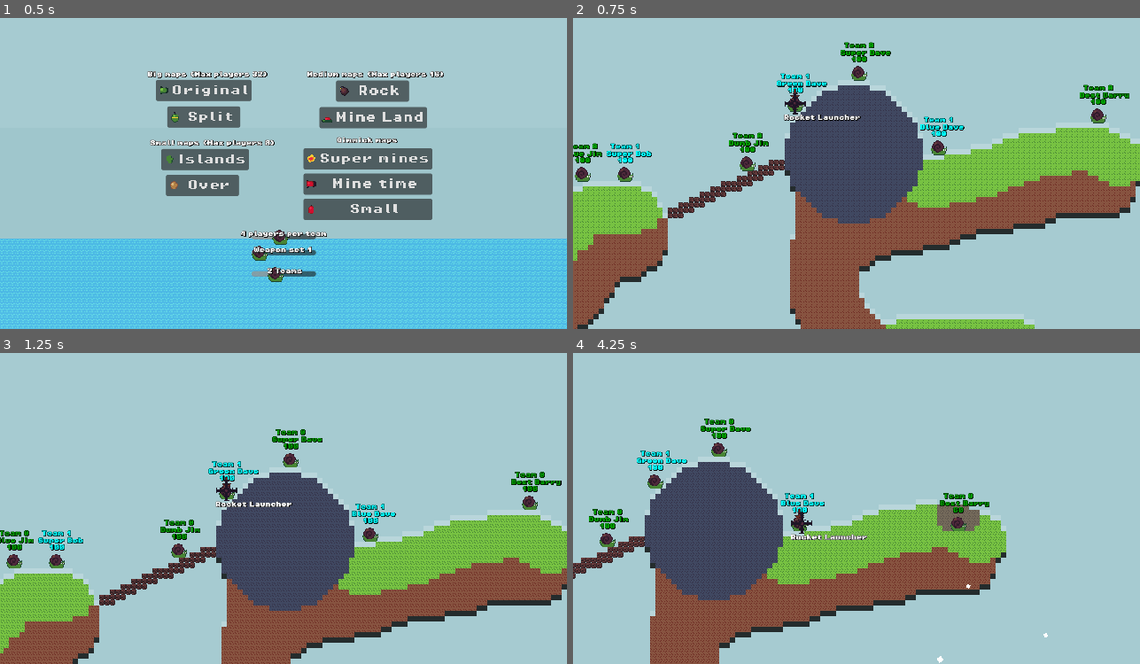
Above: before the commit, frames 1-4 (two rows, left to right).
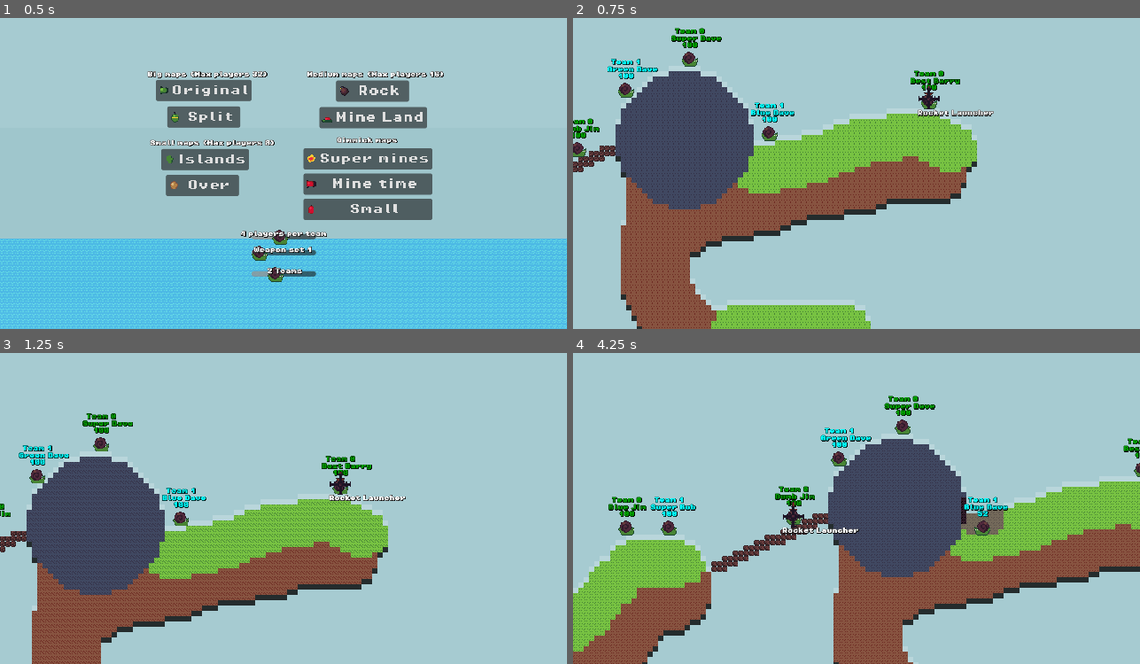
Above: after the commit, the same moments.

Repository: codingbanana21/Snail-Wars
Game: Godot game, scene res://scenes/menu.tscn
The game is run twice, just before and just after one commit, with the same random seed, the same clock (stepped at 60 frames per second) and the same inputs. Before the commit the project starts from res://scenes/game.tscn.
Inputs (mouse positions are in pixels of both pictures, inside the frame that each line leads up to):
- Up to frame 1 (0.5 s): no input
- Up to frame 2 (0.75 s): click "Original" at 0.5 s
- Up to frame 3 (1.25 s): no input
- Up to frame 4 (4.25 s): tap Enter (skip) at 1.25 s; move the mouse to (884, 502) at 1.27 s; press the mouse at (884, 502) at 1.28 s; hold D (right) 1.28-2.78 s; tap W (jump) at 1.52, 2.27, 3.77 s; move the mouse to (828, 505) at 2.02 s; release the mouse at (828, 505) at 2.03 s; tap Mouse wheel down (last_weapon) at 2.1 s; move the mouse to (867, 499) at 2.77 s; hold A (left) 2.78-3.53 s; tap Mouse wheel up (next_weapon) at 2.85 s; move the mouse to (850, 508) at 3.52 s; hold D (right) from 3.53 s (still down); click (850, 508) at 3.6 s

Frame 1 is identical in both runs. In frame 2, 52% of the frame differs, in the area x 0-100%, y 3-100%; in frame 3, 44%; in frame 4, 44%.

Commit message:
Player turn changes

Diff:
--- a/maps/map.tscn
+++ b/maps/game.tscn
@@ -1,6 +1,6 @@
 [gd_scene format=4 uid="uid://baxuf5v76y51l"]
 
-[ext_resource type="Script" uid="uid://fcqmls4eg5v3" path="res://scripts/map.gd" id="1_paxxb"]
+[ext_resource type="Script" uid="uid://fcqmls4eg5v3" path="res://scripts/game.gd" id="1_paxxb"]
 [ext_resource type="Texture2D" uid="uid://gtooojic0pkn" path="res://maps/world_tileset.png" id="2_gldc4"]
 
 [sub_resource type="TileSetAtlasSource" id="TileSetAtlasSource_ers5l"]
--- a/scenes/game.tscn
+++ b/scenes/menu.tscn
@@ -1,22 +1,22 @@
 [gd_scene format=4 uid="uid://dbu738lf8tcco"]
 
-[ext_resource type="Script" uid="uid://ce6yxby0frcqe" path="res://scripts/game.gd" id="1_uwrxv"]
-[ext_resource type="FontFile" uid="uid://beb0vnnahy1kh" path="res://assets/fonts/PixelOperator8-Bold.ttf" id="2_lnu2h"]
-[ext_resource type="LabelSettings" uid="uid://cm76igu117yxn" path="res://assets/fonts/label_settings.tres" id="2_yqjtg"]
-[ext_resource type="Texture2D" uid="uid://bdm5g2j38707a" path="res://assets/images/snail.png" id="3_lbhrr"]
-[ext_resource type="Texture2D" uid="uid://qlt5j1ltdxr2" path="res://assets/images/grenade.png" id="4_p57ef"]
-[ext_resource type="Texture2D" uid="uid://cdi5eipdsfw53" path="res://assets/images/bomb.png" id="6_0tnpc"]
-[ext_resource type="Texture2D" uid="uid://b3h4dly8ovb37" path="res://assets/images/rocket.png" id="6_p57ef"]
-[ext_resource type="Texture2D" uid="uid://blounwen1686h" path="res://assets/images/bullet.png" id="7_vtaks"]
-[ext_resource type="Texture2D" uid="uid://cdrohksna380c" path="res://assets/images/land_mine.png" id="8_0tnpc"]
-[ext_resource type="Texture2D" uid="uid://5ymlmsygagmv" path="res://assets/images/punch.png" id="8_kvpfn"]
-[ext_resource type="Texture2D" uid="uid://h8kw05ufxj51" path="res://assets/images/fire.png" id="10_kvpfn"]
-[ext_resource type="Texture2D" uid="uid://x4hcewvk3glh" path="res://assets/images/drill.png" id="11_dinhu"]
-[ext_resource type="Texture2D" uid="uid://gtooojic0pkn" path="res://maps/world_tileset.png" id="12_kvuet"]
-[ext_resource type="Texture2D" uid="uid://b7fgok4ioqjf" path="res://assets/images/tnt.png" id="13_trtic"]
+[ext_resource type="Script" uid="uid://ce6yxby0frcqe" path="res://scripts/menu.gd" id="1_i42df"]
+[ext_resource type="Texture2D" uid="uid://gtooojic0pkn" path="res://maps/world_tileset.png" id="2_7jp70"]
+[ext_resource type="LabelSettings" uid="uid://cm76igu117yxn" path="res://assets/fonts/label_settings.tres" id="3_mxgkd"]
+[ext_resource type="FontFile" uid="uid://beb0vnnahy1kh" path="res://assets/fonts/PixelOperator8-Bold.ttf" id="4_g6gyw"]
+[ext_resource type="Texture2D" uid="uid://b3h4dly8ovb37" path="res://assets/images/rocket.png" id="5_3dmrc"]
+[ext_resource type="Texture2D" uid="uid://qlt5j1ltdxr2" path="res://assets/images/grenade.png" id="6_81l6r"]
+[ext_resource type="Texture2D" uid="uid://cdi5eipdsfw53" path="res://assets/images/bomb.png" id="7_rsfmq"]
+[ext_resource type="Texture2D" uid="uid://cdrohksna380c" path="res://assets/images/land_mine.png" id="8_oi1it"]
+[ext_resource type="Texture2D" uid="uid://5ymlmsygagmv" path="res://assets/images/punch.png" id="9_fy8yy"]
+[ext_resource type="Texture2D" uid="uid://blounwen1686h" path="res://assets/images/bullet.png" id="10_6wigr"]
+[ext_resource type="Texture2D" uid="uid://h8kw05ufxj51" path="res://assets/images/fire.png" id="11_lnf0i"]
+[ext_resource type="Texture2D" uid="uid://x4hcewvk3glh" path="res://assets/images/drill.png" id="12_ffqrc"]
+[ext_resource type="Texture2D" uid="uid://b7fgok4ioqjf" path="res://assets/images/tnt.png" id="13_x16fv"]
+[ext_resource type="Texture2D" uid="uid://bdm5g2j38707a" path="res://assets/images/snail.png" id="14_g54pe"]
 
 [sub_resource type="TileSetAtlasSource" id="TileSetAtlasSource_trtic"]
-texture = ExtResource("12_kvuet")
+texture = ExtResource("2_7jp70")
 texture_region_size = Vector2i(8, 8)
 0:0/0 = 0
 0:0/0/terrain_set = 0
@@ -102,8 +102,8 @@
 terrain_set_0/terrain_2/color = Color(0.22352941, 0.5019608, 0.5764706, 1)
 sources/0 = SubResource("TileSetAtlasSource_trtic")
 
-[node name="Game" type="Node2D" unique_id=2137944541]
-script = ExtResource("1_uwrxv")
+[node name="Menu" type="Node2D" unique_id=2137944541]
+script = ExtResource("1_i42df")
 
 [node name="Background2" type="ColorRect" parent="." unique_id=620597901]
 z_index = -1
--- a/scripts/Globals.gd
+++ b/scripts/Globals.gd
@@ -1,6 +1,6 @@
 extends Node2D
 
-var player_turn: int = 0
+var teams_turns: Array[int]
 var team_turn: int = -1
 var players_in_team: int = 4
 var number_of_teams: int = 2
@@ -11,22 +11,10 @@
 func next_player(skip_player: bool = false):
 	Mouse.show()
 
-	#player turn and teams picking
-	if skip_player:
-		player_turn += 1
+	if !skip_player:
+		team_turn = (team_turn + 1) % number_of_teams
 
-		if player_turn >= players_in_team:
-			player_turn = 0
-	else:
-		team_turn += 1
-
-		if team_turn >= number_of_teams:
-			if player_turn >= players_in_team - 1:
-				team_turn = 0
-				player_turn = 0
-			else:
-				team_turn = 0
-				player_turn += 1
+	teams_turns[team_turn] = (teams_turns[team_turn] + 1) % players_in_team
 
 	for player: Player in get_tree().get_nodes_in_group("Player"):
 		player.next_player()
--- a/scripts/game.gd
+++ b/scripts/game.gd
@@ -1,75 +1,82 @@
-class_name Game
+class_name Map
 extends Node2D
 
-@onready var per_team_h_slider: HSlider = %PerTeamHSlider
-@onready var per_team_label: Label = %PerTeamLabel
-@onready var weapons_h_slider: HSlider = %WeaponsHSlider
-@onready var weapons_label: Label = %WeaponsLabel
-@onready var teams_h_slider: HSlider = %TeamsHSlider
-@onready var teams_label: Label = %TeamsLabel
+@onready var map: TileMapLayer = $Map
+@onready var image: Sprite2D = $Image
 
 
-func _process(delta: float) -> void:
-	per_team_label.text = str(int(per_team_h_slider.value)) + " players per team"
-	Globals.players_in_team = int(per_team_h_slider.value)
-
-	teams_label.text = str(int(teams_h_slider.value)) + " Teams"
-	Globals.number_of_teams = int(teams_h_slider.value)
-
-	weapons_label.text = "Weapon set "+str(int(weapons_h_slider.value))
+func _ready() -> void:
+	Globals.team_turn = randi_range(0, Globals.number_of_teams)
+	image.texture = load("res://maps/map_"+Globals.map+".png")
+	make_map()
+	Globals.next_player()
 
 
-func load_map(map: String = "1b"):
-	Globals.map = map
+func make_map():
+	var data = image.get_texture().get_image()
+	var player_number: int = 0
+	var team_colors: Array[Color]
+	var teams: Array[int]
 
-	if int(weapons_h_slider.value) == 1:
-		Globals.teams_weapons = [[-1,-1,2,3,1,1,1,1,2]]
-	elif int(weapons_h_slider.value) == 2:
-		Globals.teams_weapons = [[-1,-1,-1,-1,-1,-1,-1,-1,-1]]
-	elif int(weapons_h_slider.value) == 3:
-		Globals.teams_weapons = [[-1,-1,2,3,0,0,-1,3,4]]
+	for y in image.texture.get_width():
+		for x in image.texture.get_height():
+			var pixelColor = data.get_pixel(x,y)
+			var offset: Vector2i = Vector2i(x -128, y -256)
 
-	for i in range(Globals.number_of_teams -1):
-		Globals.teams_weapons.append([])
-		for k in range(len(Globals.teams_weapons[0])):
-			Globals.teams_weapons[i+1].append(Globals.teams_weapons[0][k])
+			if pixelColor == Color(0.0, 1.0, 0.0, 1.0):
+				map.set_cell(offset, 0 ,Vector2i(0, 0))
+			elif pixelColor == Color(1.0, 0.0, 0.0, 1.0):
+				map.set_cell(offset, 0 ,Vector2i(1, 0))
+			elif pixelColor == Color(0.0, 0.0, 1.0, 1.0):
+				map.set_cell(offset, 0 ,Vector2i(2, 0))
+			elif pixelColor == Color(1.0, 0.0, 1.0, 1.0):
+				map.set_cell(offset, 0 ,Vector2i(3, 0))
+			elif pixelColor == Color(1.0, 1.0, 1.0, 1.0):
+				map.set_cell(offset, 0 ,Vector2i(6, 0))
+			elif pixelColor == Color(0.0, 0.0, 0.0, 1.0):
+				map.set_cell(offset, 0 ,Vector2i(5, 0))
+			elif pixelColor == Color(1.0, 1.0, 0.0, 1.0):
+				var mine: Projectile = load("res://projectiles/super_mine.tscn").instantiate()
+				mine.global_position = offset * 8
+				add_child(mine)
+			elif pixelColor.a != 0:
+				if team_colors.find(pixelColor) == -1:
+					if len(teams) >= Globals.number_of_teams:
+						continue
 
-	Input.set_mouse_mode(Input.MOUSE_MODE_CAPTURED)
-	Mouse.can_move = true
-	get_tree().change_scene_to_file("res://maps/map.tscn")
+					team_colors.append(pixelColor)
+					teams.append(-1)
+					Globals.teams_turns.append(0)
+
+				var team_number: int = team_colors.find(pixelColor)
+
+				if teams[team_number] >= Globals.players_in_team - 1:
+					continue
+
+				teams[team_number] += 1
+				player_number = teams[team_number]
+
+				var player: Player = load("res://scenes/player.tscn").instantiate()
+				player.global_position = offset * 8
+				player.team_color = pixelColor
+				player.player_number = player_number
+				player.team_number = team_number
+				player.add_to_group("Player")
+				add_child(player)
+
+				player.team_label.text = "Team "+str(team_number)
+			else:
+				map.set_cell(offset, 0 ,Vector2i(0, 2))
 
 
-func _on_map_1b_button_pressed() -> void:
-	load_map("1b")
+func explode_tile(target_position: Vector2, power: int):
+	var tile_position: Vector2 = round(target_position / 8.0)
+	var explosion_accuracy: float = PI * 2
 
+	for explosion_size in range(power):
+		for number in range(explosion_accuracy * 16 * explosion_size):
+			var tile: Vector2 = tile_position + Vector2(sin(number / explosion_accuracy) * explosion_size, cos(number / explosion_accuracy) * explosion_size)
+			var tile_type: Vector2i = map.get_cell_atlas_coords(tile)
 
-func _on_map_2b_button_pressed() -> void:
-	load_map("2b")
-
-
-func _on_map_1m_button_pressed() -> void:
-	load_map("1m")
-
-
-func _on_map_2m_button_pressed() -> void:
-	load_map("2m")
-
-
-func _on_map_1s_button_pressed() -> void:
-	load_map("1s")
-
-
-func _on_map_2s_button_pressed() -> void:
-	load_map("2s")
-
-
-func _on_map_1g_button_pressed() -> void:
-	load_map("1g")
-
-
-func _on_map_2g_button_pressed() -> void:
-	load_map("2g")
-
-
-func _on_map_3g_button_pressed() -> void:
-	load_map("3g")
+			if tile_type.y == 0:
+				map.set_cell(tile, 0, tile_type + Vector2i(0, 1))
--- a/scripts/map.gd
+++ /dev/null
@@ -1,83 +0,0 @@
-class_name Map
-extends Node2D
-
-@onready var map: TileMapLayer = $Map
-@onready var image: Sprite2D = $Image
-
-
-func _ready() -> void:
-	Globals.player_turn = randi_range(0, Globals.players_in_team - 1)
-	Globals.team_turn = randi_range(0, Globals.number_of_teams)
-	image.texture = load("res://maps/map_"+Globals.map+".png")
-	make_map()
-	Globals.next_player()
-
-
-func make_map():
-	var data = image.get_texture().get_image()
-	var player_number: int = 0
-	var team_number: int = 0
-	var team_colors: Array[Color]
-	var teams: Array[int]
-
-	for y in image.texture.get_width():
-		for x in image.texture.get_height():
-			var pixelColor = data.get_pixel(x,y)
-			var offset: Vector2i = Vector2i(x -128, y -256)
-
-			if pixelColor == Color(0.0, 1.0, 0.0, 1.0):
-				map.set_cell(offset, 0 ,Vector2i(0, 0))
-			elif pixelColor == Color(1.0, 0.0, 0.0, 1.0):
-				map.set_cell(offset, 0 ,Vector2i(1, 0))
-			elif pixelColor == Color(0.0, 0.0, 1.0, 1.0):
-				map.set_cell(offset, 0 ,Vector2i(2, 0))
-			elif pixelColor == Color(1.0, 0.0, 1.0, 1.0):
-				map.set_cell(offset, 0 ,Vector2i(3, 0))
-			elif pixelColor == Color(1.0, 1.0, 1.0, 1.0):
-				map.set_cell(offset, 0 ,Vector2i(6, 0))
-			elif pixelColor == Color(0.0, 0.0, 0.0, 1.0):
-				map.set_cell(offset, 0 ,Vector2i(5, 0))
-			elif pixelColor == Color(1.0, 1.0, 0.0, 1.0):
-				var mine: Projectile = load("res://projectiles/super_mine.tscn").instantiate()
-				mine.global_position = offset * 8
-				add_child(mine)
-			elif pixelColor.a != 0:
-				if team_colors.find(pixelColor) == -1:
-					if len(teams) >= Globals.number_of_teams:
-						continue
-
-					team_colors.append(pixelColor)
-					teams.append(-1)
-
-				team_number = team_colors.find(pixelColor)
-
-				if teams[team_number] >= Globals.players_in_team - 1:
-					continue
-
-				teams[team_number] += 1
-				player_number = teams[team_number]
-
-				var player: Player = load("res://scenes/player.tscn").instantiate()
-				player.global_position = offset * 8
-				player.team_color = pixelColor
-				player.player_number = player_number
-				player.team_number = team_number
-				player.add_to_group("Player")
-				add_child(player)
-
-				player.team_label.text = "Team "+str(team_number)
-			else:
-				map.set_cell(offset, 0 ,Vector2i(0, 2))
-
-
-func explode_tile(target_position: Vector2, power: int):
-	var tile_position: Vector2 = round(target_position / 8.0)
-	var explosion_accuracy: float = PI * 2
-
-	for explosion_size in range(power):
-		for number in range(explosion_accuracy * 16 * explosion_size):
-			var tile: Vector2 = tile_position + Vector2(sin(number / explosion_accuracy) * explosion_size, cos(number / explosion_accuracy) * explosion_size)
-			var tile_type: Vector2i = map.get_cell_atlas_coords(tile)
-
-			if tile_type.y == 0:
-				map.set_cell(tile, 0, tile_type + Vector2i(0, 1))
--- /dev/null
+++ b/scripts/menu.gd
@@ -0,0 +1,75 @@
+class_name Game
+extends Node2D
+
+@onready var per_team_h_slider: HSlider = %PerTeamHSlider
+@onready var per_team_label: Label = %PerTeamLabel
+@onready var weapons_h_slider: HSlider = %WeaponsHSlider
+@onready var weapons_label: Label = %WeaponsLabel
+@onready var teams_h_slider: HSlider = %TeamsHSlider
+@onready var teams_label: Label = %TeamsLabel
+
+
+func _process(delta: float) -> void:
+	per_team_label.text = str(int(per_team_h_slider.value)) + " players per team"
+	Globals.players_in_team = int(per_team_h_slider.value)
+
+	teams_label.text = str(int(teams_h_slider.value)) + " Teams"
+	Globals.number_of_teams = int(teams_h_slider.value)
+
+	weapons_label.text = "Weapon set "+str(int(weapons_h_slider.value))
+
+
+func load_map(map: String = "1b"):
+	Globals.map = map
+
+	if int(weapons_h_slider.value) == 1:
+		Globals.teams_weapons = [[-1,-1,2,3,1,1,1,1,2]]
+	elif int(weapons_h_slider.value) == 2:
+		Globals.teams_weapons = [[-1,-1,-1,-1,-1,-1,-1,-1,-1]]
+	elif int(weapons_h_slider.value) == 3:
+		Globals.teams_weapons = [[-1,-1,2,3,0,0,-1,3,4]]
+
+	for i in range(Globals.number_of_teams -1):
+		Globals.teams_weapons.append([])
+		for k in range(len(Globals.teams_weapons[0])):
+			Globals.teams_weapons[i+1].append(Globals.teams_weapons[0][k])
+
+	Input.set_mouse_mode(Input.MOUSE_MODE_CAPTURED)
+	Mouse.can_move = true
+	get_tree().change_scene_to_file("res://maps/game.tscn")
+
+
+func _on_map_1b_button_pressed() -> void:
+	load_map("1b")
+
+
+func _on_map_2b_button_pressed() -> void:
+	load_map("2b")
+
+
+func _on_map_1m_button_pressed() -> void:
+	load_map("1m")
+
+
+func _on_map_2m_button_pressed() -> void:
+	load_map("2m")
+
+
+func _on_map_1s_button_pressed() -> void:
+	load_map("1s")
+
+
+func _on_map_2s_button_pressed() -> void:
+	load_map("2s")
+
+
+func _on_map_1g_button_pressed() -> void:
+	load_map("1g")
+
+
+func _on_map_2g_button_pressed() -> void:
+	load_map("2g")
+
+
+func _on_map_3g_button_pressed() -> void:
+	load_map("3g")
--- a/scripts/player.gd
+++ b/scripts/player.gd
@@ -173,7 +173,7 @@
 		shot_projectile("res://projectiles/snail.tscn", global_position)
 		die()
 
-	if Globals.player_turn == player_number and team_number == Globals.team_turn:
+	if Globals.teams_turns[Globals.team_turn] == player_number and team_number == Globals.team_turn:
 		player_turn_part = 1
 
 		if !dead:
Not shown: 19 places in scenes/menu.tscn that only renumber resources
Not shown, changed: scripts/game.gd.uid
Not shown, removed: scripts/map.gd.uid
Not shown, added: scripts/menu.gd.uid
